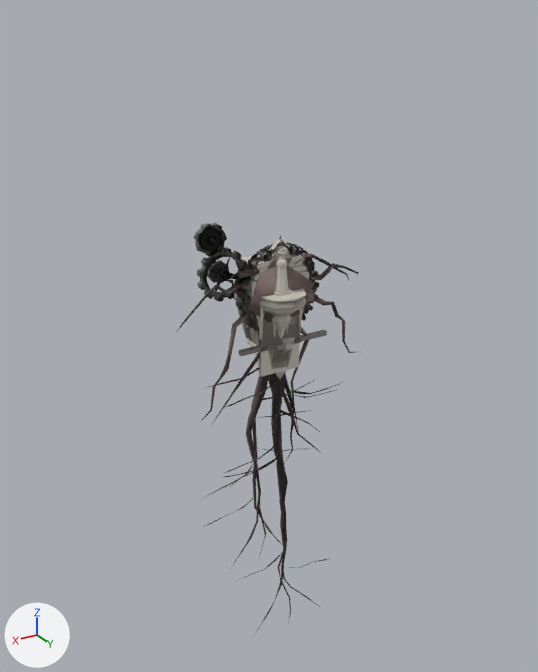
An edit to the glTF model public/abyssal-tether-3d/assets/models/env/ch1_env_kit.glb, drawn before and after from the same camera.
Camera for both pictures: a 50 mm camera at (8.05, 12.9, 5.5) aimed at (-0.19, -0.82, -1.36). The lights are fixed; the arrows at lower left show +X, +Y and +Z. The older version comes first.

The first picture shows 'ch1_env_boss', 'ch1_env_corbel_hero', 'ch1_env_gear', 'ch1_env_geartrain', 'ch1_env_growth', 'ch1_env_root_b', 'ch1_env_root_c' and 10 more.
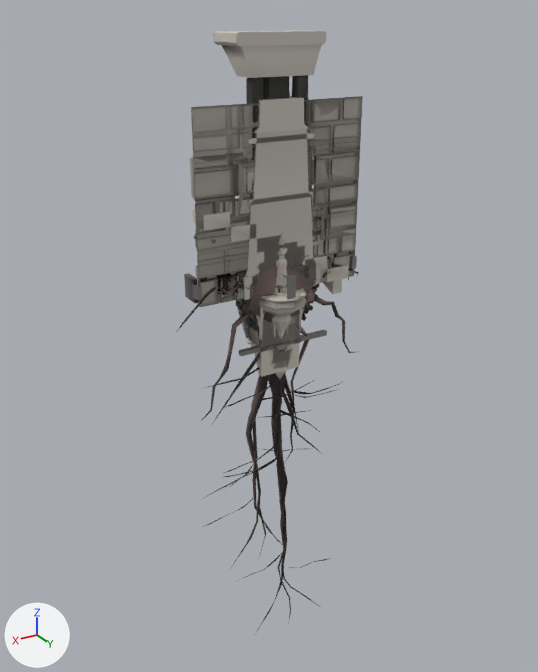
Pixel boxes (x1, y1, x2, y2) of what changed, in the pictures (538 x 672 px):
'ch1_env_buttress_lo', added
    after: (235, 96, 316, 300)
'ch1_env_wall_b', added
    after: (191, 96, 363, 307)
'ch1_env_column_cluster', added
    after: (213, 30, 326, 299)
'ch1_env_wall_c', added
    after: (190, 100, 360, 307)
'ch1_env_wall_a', added
    after: (191, 97, 362, 303)
'ch1_env_stair_fragment', added
    after: (192, 210, 349, 294)
'ch1_env_pipe_run', added (mostly hidden)
    after: (184, 251, 357, 303)
'ch1_env_lantern', added
    after: (276, 275, 296, 299)
'ch1_env_buttress_cap', added
    after: (264, 233, 301, 272)
'ch1_env_geartrain', unchanged, covered by the edit
    before: (194, 222, 327, 356)
    after: (194, 233, 327, 356)

Patch to the scene script:
```diff
--- a/public/abyssal-tether-3d/assets/models/env/ch1_env_kit.glb.py
+++ b/public/abyssal-tether-3d/assets/models/env/ch1_env_kit.glb.py
@@ ob_ch1_env_wall_c @@
+ob_ch1_env_wall_c = bpy.data.objects.new('ch1_env_wall_c', me_ch1_env_wall_c)  # 136 vertices, 170 faces; spans x -1.96..1.96, y -0.31..0.0, z 0.04..3.96
+ob_ch1_env_wall_c.location = (0.0, 0.0, 0.0)
@@ ob_ch1_env_wall_b @@
+ob_ch1_env_wall_b = bpy.data.objects.new('ch1_env_wall_b', me_ch1_env_wall_b)  # 256 vertices, 320 faces; spans x -1.96..1.96, y -0.15..0.0, z 0.04..3.96
+ob_ch1_env_wall_b.location = (0.0, 0.0, 0.0)
@@ ob_ch1_env_wall_a @@
+ob_ch1_env_wall_a = bpy.data.objects.new('ch1_env_wall_a', me_ch1_env_wall_a)  # 96 vertices, 120 faces; spans x -1.96..1.96, y -0.25..0.0, z 0.04..3.96
+ob_ch1_env_wall_a.location = (0.0, 0.0, 0.0)
@@ ob_ch1_env_stair_fragment @@
+ob_ch1_env_stair_fragment = bpy.data.objects.new('ch1_env_stair_fragment', me_ch1_env_stair_fragment)  # 141 vertices, 230 faces; spans x -1.79..1.79, y -1.1..0.0, z -0.3..2.13
+ob_ch1_env_stair_fragment.location = (0.0, 0.0, 0.0)
@@ ob_ch1_env_pipe_run @@
+ob_ch1_env_pipe_run = bpy.data.objects.new('ch1_env_pipe_run', me_ch1_env_pipe_run)  # 405 vertices, 570 faces; spans x -2.01..2.01, y -0.64..0.0, z 0.05..0.88
+ob_ch1_env_pipe_run.location = (0.0, 0.0, 0.0)
@@ ob_ch1_env_lantern @@
+ob_ch1_env_lantern = bpy.data.objects.new('ch1_env_lantern', me_ch1_env_lantern)  # 127 vertices, 198 faces; spans x -0.15..0.15, y -0.15..0.42, z -0.32..0.5
+ob_ch1_env_lantern.location = (0.0, 0.0, 0.0)
@@ ob_ch1_env_column_cluster @@
+ob_ch1_env_column_cluster = bpy.data.objects.new('ch1_env_column_cluster', me_ch1_env_column_cluster)  # 315 vertices, 524 faces; spans x -1.0..1.0, y -0.92..0.0, z 0.0..5.22
+ob_ch1_env_column_cluster.location = (0.0, 0.0, 0.0)
@@ ob_ch1_env_buttress_lo @@
+ob_ch1_env_buttress_lo = bpy.data.objects.new('ch1_env_buttress_lo', me_ch1_env_buttress_lo)  # 40 vertices, 76 faces; spans x -0.9..0.9, y -1.05..0.0, z 0.0..4.0
+ob_ch1_env_buttress_lo.location = (0.0, 0.0, 0.0)
@@ ob_ch1_env_buttress_cap @@
+ob_ch1_env_buttress_cap = bpy.data.objects.new('ch1_env_buttress_cap', me_ch1_env_buttress_cap)  # 29 vertices, 50 faces; spans x -0.58..0.58, y -0.62..0.08, z 0.0..1.58
+ob_ch1_env_buttress_cap.location = (0.0, 0.0, 0.0)
```
